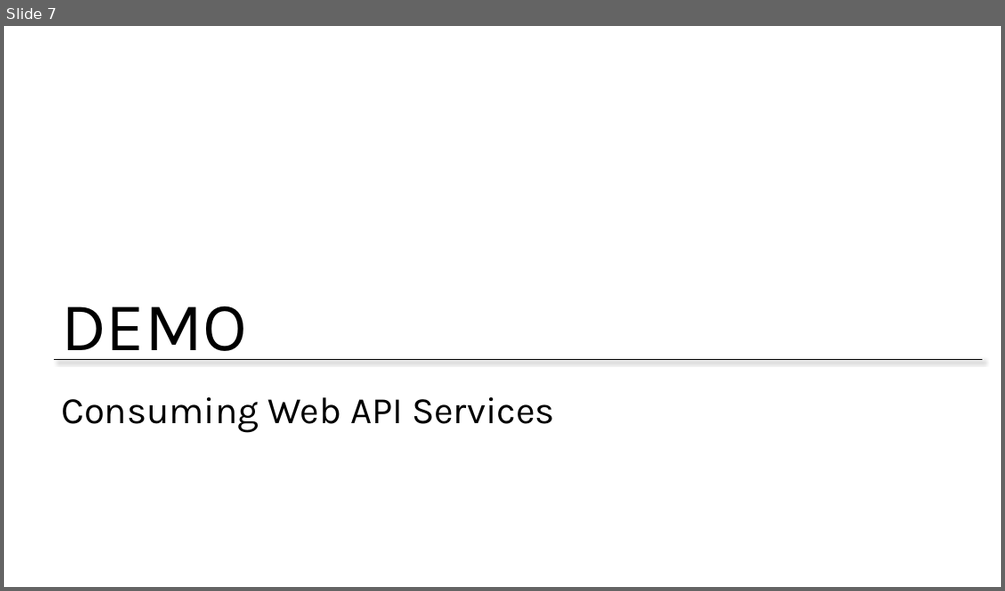
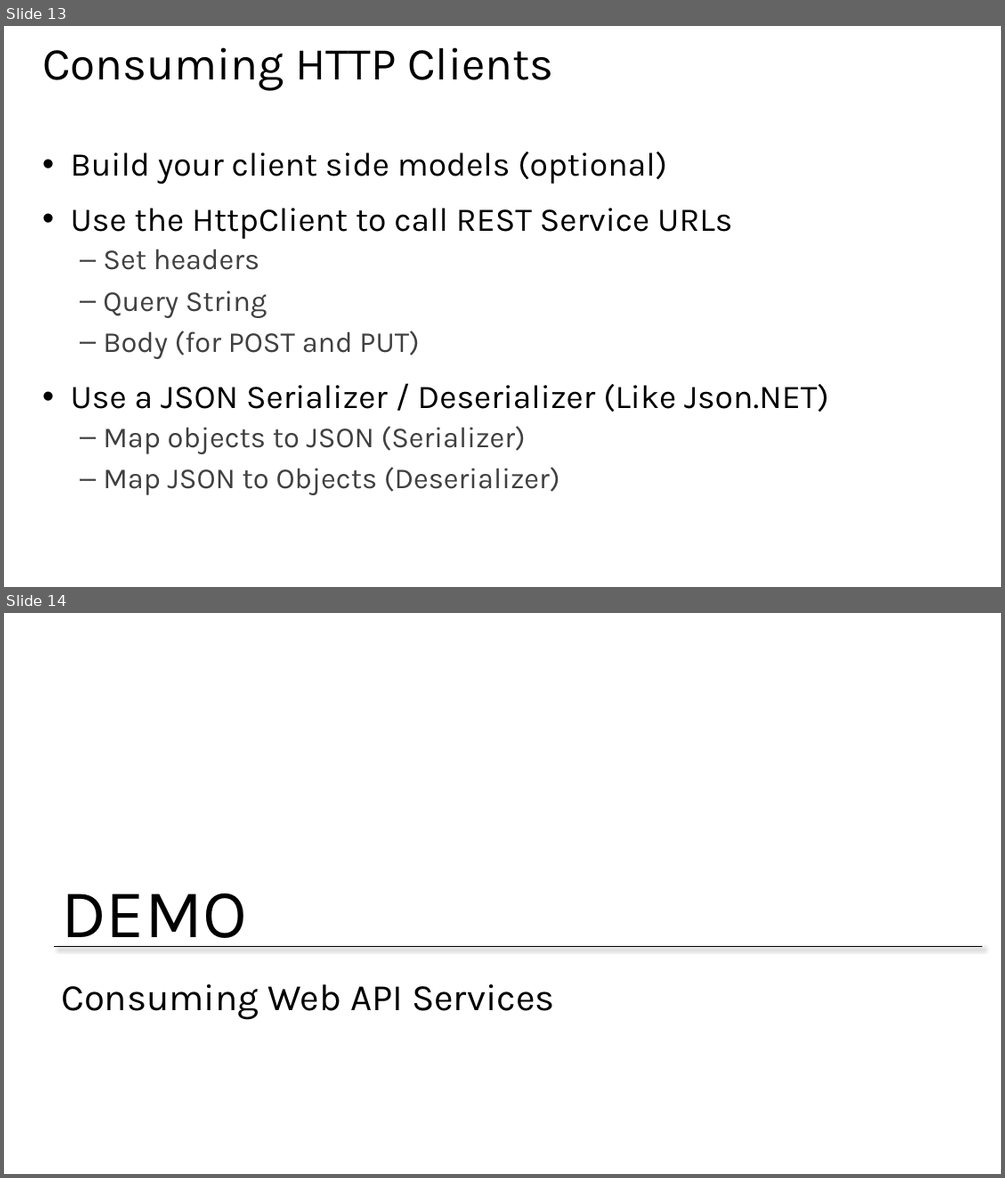
Before and after one commit to BretStateham/MVAWebServicesAndAzure, a slide deck: 06-WebAPI/06-WebAPI.pptx. Shown one above the other, each under a label of ours: slide 7 before the commit, slides 13 and 14 after it. The pictures are 1005x591 and 1005x1178 pixels, drawn with LibreOffice and Linux fonts; fonts in the diff are those of the drawing; background and template pictures are left out. Boxes give left, top, right and bottom in pixels: in the first picture for what was removed or moved away, otherwise in the second. Text is boxed around its words. In the diff, an @@ line names an element or a change of style, - is before the commit and + after.

```diff
--- a/06-WebAPI/06-WebAPI.pptx
+++ b/06-WebAPI/06-WebAPI.pptx
@@ slide 13 added at box(4, 26, 1001, 587), background #FFFFFF @@
@@ title added at box(42, 47, 554, 90), 44 pt, text #000000 @@
+Consuming HTTP Clients
@@ text added at box(71, 151, 829, 495), 32 pt, text #000000 @@
+• Build your client side models (optional)
+• Use the HttpClient to call REST Service URLs
+  – Set headers
+  – Query String
+  – Body (for POST and PUT)
+• Use a JSON Serializer / Deserializer (Like Json.NET)
+  – Map objects to JSON (Serializer)
+  – Map JSON to Objects (Deserializer)
@@ what was slide 7 is now slide 14 @@
```
Also in this commit, not shown: 2 slides changed, 7 other slides added.
